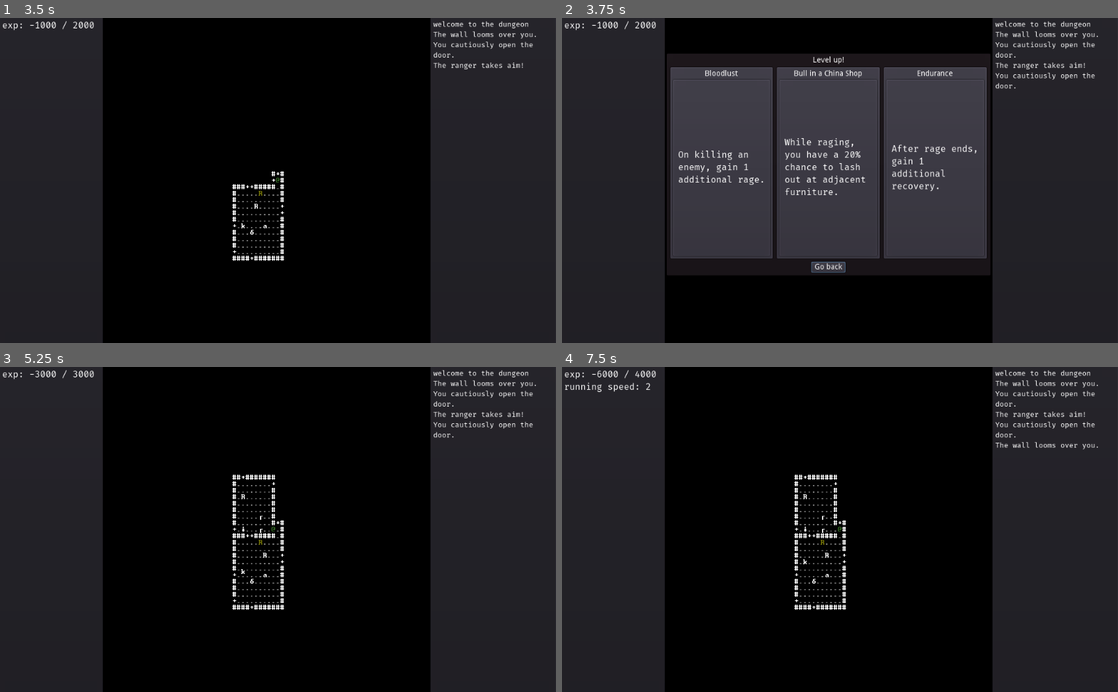
Above: before the commit, frames 1-4 (two rows, left to right).
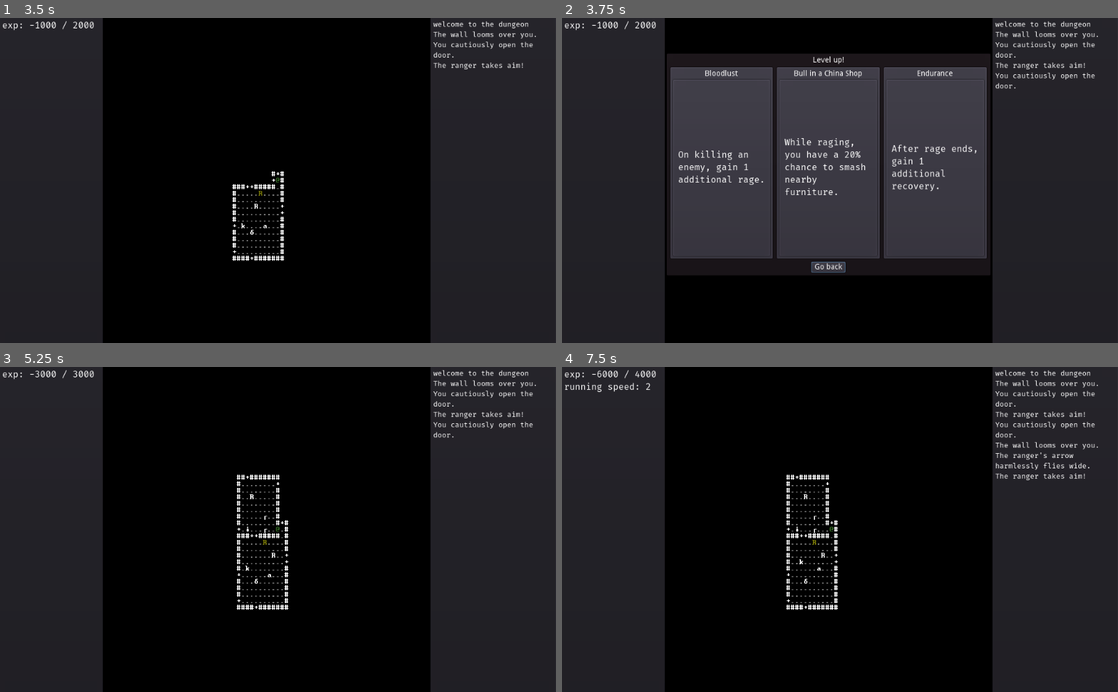
Above: after the commit, the same moments.

Repository: redxaxder/7DRL2022
Game: Godot game, scene res://scenes/root.tscn
The game is run twice, just before and just after one commit, with the same random seed, the same clock (stepped at 60 frames per second) and the same inputs.
Inputs:
- Up to frame 1 (3.5 s): tap Space (action) at 0.5, 2.85 s; hold Right (right) 0.53-1.28 s; hold Space (action) 0.53-1.28 s; hold Down (down) 1.28-2.03 s; tap Enter (level_up) at 1.35 s; hold Right (right) 2.03-2.78 s; hold . (pass) 2.03-2.78 s; hold Up (up) from 2.78 s (still down)
- Up to frame 2 (3.75 s): release Up (up) at 3.53 s; hold Left (left) from 3.53 s (still down); hold Enter (level_up) from 3.53 s (still down)
- Up to frame 3 (5.25 s): release Left (left) at 4.25 s; release Enter (level_up) at 4.25 s; click "On killing an enemy, gain 1 a…" at 4.25 s; tap Space (action) at 5 s; hold Left (left) from 5.03 s (still down); tap . (pass) at 5.1 s
- Up to frame 4 (7.5 s): release Left (left) at 5.78 s; hold Down (down) 5.78-6.53 s; hold Space (action) 5.78-6.53 s; hold Right (right) 6.53-7.25 s; tap Enter (level_up) at 6.6 s; click "Increase maximum running spee…" at 7.25 s

Frame 1 is identical in both runs. In frame 2, 0.2% of the frame differs, in the area x 40-55%, y 44-52%; in frame 3, 1.0%; in frame 4, 1.7%, in the area x 40-95%, y 26-75%.

Commit message:
china bull into pc to do at each run step

Diff:
--- a/lib/perks/chinabull.gd
+++ b/lib/perks/chinabull.gd
@@ -18,4 +18,4 @@
 func config():
 	title = titles[level]
 	bonus = bonuses[level]
-	description = "While raging, you have a {0}% chance to lash out at adjacent furniture.".format([bonus])
+	description = "While raging, you have a {0}% chance to smash nearby furniture.".format([bonus])
--- a/scenes/run.gd
+++ b/scenes/run.gd
@@ -30,7 +30,6 @@
 # for perks
 var tempo_chance: int = 0
 var did_tempo: bool = false
-var furniture_smash_chance: int = 0
 
 func _ready():
 	randomize()
@@ -91,7 +90,9 @@
 		if acted: # stop running after attack or kick
 			pc.stop_run()
 		if dir >= 0 && !acted:
-			pc.try_move(dir)
+			acted = pc.try_move(dir)
+			if acted:
+				update_pan(dir)
 #			var run_multiplier: int = 1
 #			if dir == pc.run_dir:
 #				pc.run_speed = pc.next_run_speed()
@@ -121,10 +122,6 @@
 			if did_attack && (randi()%100 < tempo_chance) && !did_tempo:
 				did_tempo = true
 				return
-			if pc.rage > 0:
-				for d in [Dir.DIR.UP, Dir.DIR.DOWN, Dir.DIR.LEFT, Dir.DIR.RIGHT]:
-					if randi()%100 < furniture_smash_chance:
-						pc.try_kick_furniture(d)
 			tick += 1
 			pc.tick()
 			pc_dijkstra.update([pc.get_pos()])
@@ -196,8 +193,6 @@
 	match p.perk_type:
 		p.PERK_TYPE.TEMPO:
 			tempo_chance += p.bonus
-		p.PERK_TYPE.CHINA:
-			furniture_smash_chance += p.bonus
 		_:
 			pass
 
--- a/sprites/pc.gd
+++ b/sprites/pc.gd
@@ -26,6 +26,8 @@
 var extra_knockback: int = 0
 var second_wind_bonus: int = 0
 var immune_limp: bool = false
+var furniture_smash_chance: int = 0
+
 
 const base_experience_gain_rate: int = 1
 const experience_gain_step: int = 1
@@ -191,11 +193,11 @@
 				return false
 			elif ran_to != null && fatigue > 0 && rage == 0:
 				combatLog.say("You collide with the {0}.".format([mobs[0].label]))
-				animated_move_to(ran_to)
+				animated_move_to_combine(ran_to)
 				update()
 			elif ran_to != null:
 				combatLog.say("You trample the {0}.".format([mobs[0].label]))
-				animated_move_to(ran_to)
+				animated_move_to_combine(ran_to)
 				try_attack(dir,true)
 				if locationService.lookup(target, constants.BLOCKER).size() == 0:
 					animated_move_to_combine(target)
@@ -212,7 +214,7 @@
 				return false
 			else:
 				combatLog.say("You slam into the wall.",10)
-				animated_move_to(ran_to)
+				animated_move_to_combine(ran_to)
 				stop_run()
 				update()
 				return true
@@ -222,7 +224,7 @@
 			else:
 				if rage == 0:
 					combatLog.say("You collide with the {0}.".format([blockers[0].label]))
-				animated_move_to(ran_to)
+				animated_move_to_combine(ran_to)
 				if rage > 0:
 					try_kick_furniture(dir)
 				if locationService.lookup(target, constants.BLOCKER).size() == 0:
@@ -239,15 +241,21 @@
 			return true
 		# the target tile is free!
 		ran_to = target # we're there
+		animated_move_to_combine(ran_to)
 		ran += 1
+		#try to pick up an item here
 		var items = locationService.lookup(target, constants.PICKUPS)
 		if items.size() > 0:
 			pick_up(items[0],target)
 			emit_signal(constants.PLAYER_STATUS_CHANGED)
+		#try to smash furniture here
+		if pc.rage > 0:
+				for d in [Dir.DIR.UP, Dir.DIR.DOWN, Dir.DIR.LEFT, Dir.DIR.RIGHT]:
+					if randi()%100 < furniture_smash_chance:
+						try_kick_furniture(d)
 		if ran >= run_dist:
 			run_speed = run_dist
 			run_dir = dir
-			animated_move_to(target)
 			update()
 			emit_signal(constants.PLAYER_STATUS_CHANGED)
 			return true
@@ -379,6 +387,8 @@
 				max_run_speed += 1
 			elif p.bonus == 100:
 				immune_limp = true
+		p.PERK_TYPE.CHINA:
+			furniture_smash_chance += p.bonus
 		_:
 			pass
 	var second_wind_recovery = float(second_wind_bonus) / 100.0
